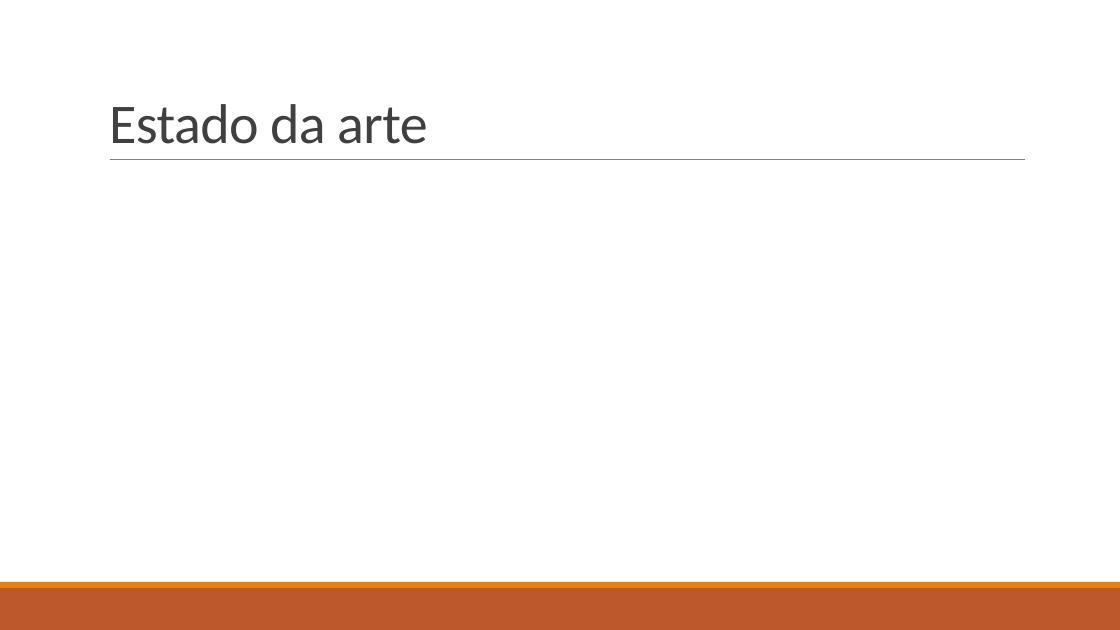
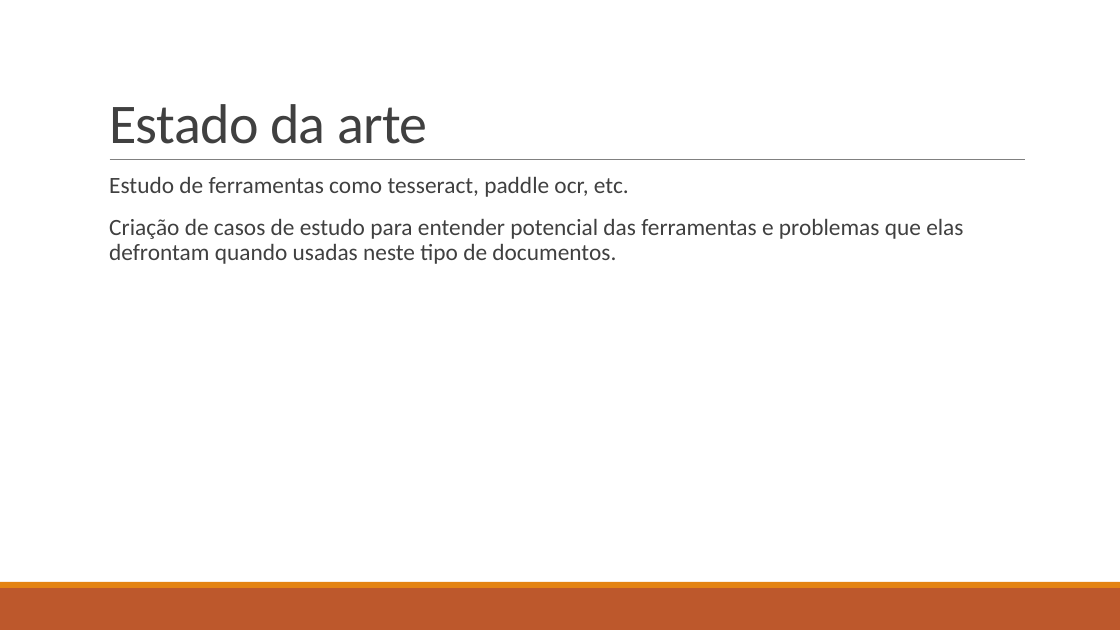
Before and after one commit to brazafonso/OCR-old_documents, a slide deck: slide 4 of docs/tese/apresentacao.pptx. Drawn at 1120x630 pixels with LibreOffice and Linux fonts; fonts in the diff are those of the drawing. Boxes give left, top, right and bottom in pixels: in the first picture for what was removed or moved away, otherwise in the second. Text is boxed around its words. In the diff, an @@ line names an element or a change of style, - is before the commit and + after.

```diff
--- a/docs/tese/apresentacao.pptx
+++ b/docs/tese/apresentacao.pptx
@@ text added at [109, 177, 963, 264], 20 pt, text #404040 @@
+  Estudo de ferramentas como tesseract, paddle ocr, etc.
+  Criação de casos de estudo para entender potencial das ferramentas e problemas que elas defrontam quando usadas neste tipo de documentos.
```
Also in this commit, not shown: 2 slides added, 2 slides removed, 8 other files.
